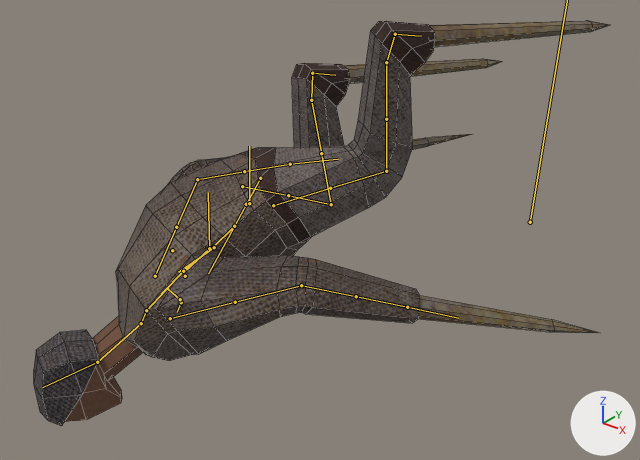
The FBX model Assets/Artwork/Models/Characters/Monsters/Drunk/DrunkMonster.fbx, before and after one commit.
One viewpoint serves both versions: a 50 mm camera at (0.28, -7.14, 3.52) aimed at (-1.95, -4.35, 1.79). The axes (+X, +Y, +Z) are drawn at lower right. The lights are the same throughout. Both versions are drawn at frame 1 of the action 'Rig|CameraAction'; the numbers are the values there. The bones that bend it are drawn over the model as lines. Mesh edges are drawn as thin lines.

In view in the first picture: 'Drunk'.
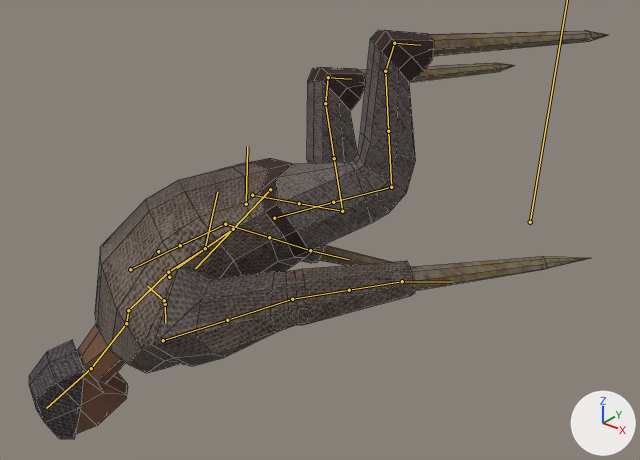
Location of each change, (x1, y1, x2, y2) in pixels of the pictures (640 x 460 px):
'Drunk', posed
    before: (34, 21, 610, 426)
    after: (29, 30, 609, 439)
bone 'DEF-spine', root to tip
    before: (260, 178) to (234, 226)
    after: (270, 189) to (233, 229)
bone 'DEF-spine.001', root to tip
    before: (234, 226) to (212, 248)
    after: (233, 229) to (205, 248)
bone 'DEF-spine.002', root to tip
    before: (212, 248) to (183, 270)
    after: (205, 248) to (168, 272)
bone 'DEF-spine.003', root to tip
    before: (183, 270) to (146, 310)
    after: (168, 272) to (128, 310)
bone 'DEF-spine.004', root to tip
    before: (146, 310) to (141, 323)
    after: (128, 310) to (126, 323)
bone 'DEF-spine.006', root to tip
    before: (97, 362) to (42, 387)
    after: (91, 368) to (46, 408)
bone 'torso', root to tip
    before: (249, 203) to (249, 146)
    after: (246, 204) to (247, 146)
bone 'MCH-spine.001', root to tip
    before: (209, 248) to (209, 246)
    after: (205, 248) to (205, 246)
bone 'MCH-spine', root to tip
    before: (234, 226) to (234, 223)
    after: (233, 229) to (233, 227)
bone 'DEF-thigh.L', root to tip
    before: (273, 205) to (330, 188)
    after: (274, 218) to (333, 202)
bone 'DEF-thigh.L.001', root to tip
    before: (330, 188) to (386, 171)
    after: (333, 202) to (391, 187)
bone 'DEF-shin.L', root to tip
    before: (386, 171) to (386, 119)
    after: (391, 187) to (388, 131)
bone 'DEF-shin.L.001', root to tip
    before: (386, 119) to (386, 62)
    after: (388, 131) to (385, 71)
bone 'DEF-foot.L', root to tip
    before: (386, 62) to (395, 34)
    after: (385, 71) to (394, 43)
bone 'DEF-thigh.R', root to tip
    before: (242, 186) to (288, 195)
    after: (252, 195) to (299, 203)
bone 'DEF-thigh.R.001', root to tip
    before: (288, 195) to (331, 204)
    after: (299, 203) to (342, 211)
bone 'DEF-shin.R', root to tip
    before: (331, 204) to (321, 153)
    after: (342, 211) to (334, 158)
bone 'DEF-foot.R', root to tip
    before: (311, 100) to (312, 73)
    after: (325, 103) to (328, 77)
bone 'DEF-toe.R', root to tip
    before: (312, 73) to (335, 75)
    after: (328, 77) to (351, 79)
bone 'MCH-spine.002', root to tip
    before: (214, 247) to (214, 245)
    after: (205, 248) to (205, 246)
bone 'MCH-spine.003', root to tip
    before: (183, 271) to (183, 269)
    after: (168, 272) to (168, 270)
bone 'ORG-shoulder.L', root to tip
    before: (181, 302) to (177, 312)
    after: (165, 304) to (165, 323)
bone 'DEF-upper_arm.L', root to tip
    before: (170, 318) to (235, 302)
    after: (163, 340) to (227, 320)
bone 'DEF-forearm.L', root to tip
    before: (301, 285) to (356, 296)
    after: (292, 299) to (349, 290)
bone 'DEF-hand.L', root to tip
    before: (407, 307) to (458, 318)
    after: (402, 281) to (452, 282)
bone 'ORG-shoulder.R', root to tip
    before: (180, 299) to (168, 289)
    after: (164, 300) to (147, 286)
bone 'DEF-upper_arm.R', root to tip
    before: (155, 276) to (176, 227)
    after: (130, 269) to (180, 245)
bone 'DEF-upper_arm.R.001', root to tip
    before: (176, 227) to (197, 179)
    after: (180, 245) to (225, 224)
bone 'DEF-forearm.R', root to tip
    before: (197, 179) to (244, 171)
    after: (225, 224) to (269, 237)
bone 'DEF-forearm.R.001', root to tip
    before: (244, 171) to (290, 164)
    after: (269, 237) to (310, 250)
bone 'DEF-hand.R', root to tip
    before: (290, 164) to (338, 159)
    after: (310, 250) to (348, 259)

What the commit changed:
Bone 'DEF-spine' (bone_def_spine) moves from (-0.032, -0.007, 0.009) to (0.0, 0.011, 0.064).
Bone 'DEF-spine' (bone_def_spine) turns from (2, -7, -6) to (-12, 0, 0) degrees about its own x, y and z.
Bone 'DEF-spine.001' (bone_def_spine_001) turns from (3, 0, 6) to (6, 0, 0) degrees about its own x, y and z.
Bone 'DEF-spine.001' (bone_def_spine_001) is rescaled from (1.03, 0.94, 1.03) to (1.0, 1.0, 1.0).
Bone 'DEF-spine.002' (bone_def_spine_002) turns from (6, 4, 6) to (8, 0, 2) degrees about its own x, y and z.
Bone 'DEF-spine.002' (bone_def_spine_002) is rescaled from (1.05, 0.9, 1.05) to (1.0, 1.0, 1.0).
Bone 'DEF-spine.003' (bone_def_spine_003) turns from (-3, 2, 0) to (2, 2, 2) degrees about its own x, y and z.
Bone 'DEF-spine.003' (bone_def_spine_003) is rescaled from (0.92, 1.18, 0.93) to (1.0, 1.0, 1.0).
Bone 'DEF-spine.004' (bone_def_spine_004) turns from (0, -1, -2) to (16, -2, -1) degrees about its own x, y and z.
Bone 'DEF-spine.006' (bone_def_spine_006) turns from (-7, -3, -2) to (1, -1, -2) degrees about its own x, y and z.
Bone 'torso' (bone_torso) moves from (0.0, 0.0, -0.016) to (0.0, 0.0, 0.0).
Bone 'torso' (bone_torso) turns from (1, -1, 0) to (0, 0, 0) degrees about its own x, y and z.
Bone 'MCH-spine.001' (bone_mch_spine_001) moves from (0.003, 0.0, 0.0) to (0.0, 0.0, 0.0).
Bone 'MCH-spine.001' (bone_mch_spine_001) turns from (0, 5, 1) to (-6, 0, 0) degrees about its own x, y and z.
Bone 'MCH-spine' (bone_mch_spine) moves from (0.003, 0.0, 0.0) to (0.0, 0.0, 0.0).
Bone 'MCH-spine' (bone_mch_spine) turns from (0, 5, 1) to (-6, 0, 0) degrees about its own x, y and z.
Bone 'DEF-thigh.L' (bone_def_thigh_l) turns from (18, 1, -5) to (30, 0, 1) degrees about its own x, y and z.
Bone 'DEF-thigh.L.001' (bone_def_thigh_l_001) turns from (0, 2, 0) to (0, 0, 0) degrees about its own x, y and z.
Bone 'DEF-shin.L' (bone_def_shin_l) turns from (-15, -1, -3) to (-16, 0, 0) degrees about its own x, y and z.
Bone 'DEF-shin.L.001' (bone_def_shin_l_001) turns from (0, -2, 0) to (0, 1, 0) degrees about its own x, y and z.
Bone 'DEF-foot.L' (bone_def_foot_l) turns from (2, -3, -4) to (2, 1, 3) degrees about its own x, y and z.
Bone 'DEF-thigh.R' (bone_def_thigh_r) turns from (-17, 0, -3) to (-2, 0, 1) degrees about its own x, y and z.
Bone 'DEF-thigh.R.001' (bone_def_thigh_r_001) turns from (0, 2, 0) to (0, -1, 0) degrees about its own x, y and z.
Bone 'DEF-shin.R' (bone_def_shin_r) turns from (19, -1, -4) to (14, 0, 1) degrees about its own x, y and z.
Bone 'DEF-foot.R' (bone_def_foot_r) turns from (0, -3, -4) to (1, -2, 0) degrees about its own x, y and z.
Bone 'DEF-foot.R' (bone_def_foot_r) is rescaled from (0.99, 1.01, 0.99) to (1.0, 1.0, 1.0).
Bone 'DEF-toe.R' (bone_def_toe_r) turns from (-4, 0, 1) to (0, 0, 0) degrees about its own x, y and z.
Bone 'DEF-toe.R' (bone_def_toe_r) is rescaled from (1.0, 1.0, 0.99) to (1.0, 1.0, 1.0).
Bone 'MCH-spine.002' (bone_mch_spine_002) moves from (-0.001, 0.0, -0.023) to (0.0, 0.0, 0.0).
Bone 'MCH-spine.002' (bone_mch_spine_002) turns from (3, -1, 0) to (2, -2, 0) degrees about its own x, y and z.
Bone 'MCH-spine.003' (bone_mch_spine_003) moves from (-0.001, 0.0, -0.023) to (0.0, 0.0, 0.0).
Bone 'MCH-spine.003' (bone_mch_spine_003) turns from (3, -1, 0) to (2, -2, 0) degrees about its own x, y and z.
Bone 'ORG-shoulder.L' (bone_org_shoulder_l) turns from (0, -1, -4) to (5, 2, -24) degrees about its own x, y and z.
Bone 'DEF-upper_arm.L' (bone_def_upper_arm_l) turns from (-5, 0, 0) to (-8, 0, -4) degrees about its own x, y and z.
Bone 'DEF-forearm.L' (bone_def_forearm_l) turns from (28, 0, 0) to (19, 0, 0) degrees about its own x, y and z.
Bone 'DEF-hand.L' (bone_def_hand_l) turns from (-3, -2, 0) to (5, -8, 3) degrees about its own x, y and z.
Bone 'ORG-shoulder.R' (bone_org_shoulder_r) turns from (5, 8, 24) to (6, 0, 10) degrees about its own x, y and z.
Bone 'DEF-upper_arm.R' (bone_def_upper_arm_r) turns from (-45, 10, 14) to (3, 0, -5) degrees about its own x, y and z.
Bone 'DEF-upper_arm.R' (bone_def_upper_arm_r) is rescaled from (1.06, 0.89, 1.06) to (1.01, 0.99, 1.01).
Bone 'DEF-upper_arm.R.001' (bone_def_upper_arm_r_001) turns from (0, -4, 0) to (0, 1, 0) degrees about its own x, y and z.
Bone 'DEF-forearm.R' (bone_def_forearm_r) turns from (35, 2, -12) to (25, 1, 0) degrees about its own x, y and z.
Bone 'DEF-forearm.R' (bone_def_forearm_r) is rescaled from (0.98, 0.96, 1.08) to (1.0, 0.99, 1.01).
Bone 'DEF-forearm.R.001' (bone_def_forearm_r_001) turns from (0, 13, 0) to (0, 5, 0) degrees about its own x, y and z.
Bone 'DEF-hand.R' (bone_def_hand_r) turns from (2, 13, 4) to (-6, 5, -3) degrees about its own x, y and z.
Bone 'DEF-hand.R' (bone_def_hand_r) is rescaled from (0.97, 1.07, 0.97) to (0.99, 1.01, 0.99).
